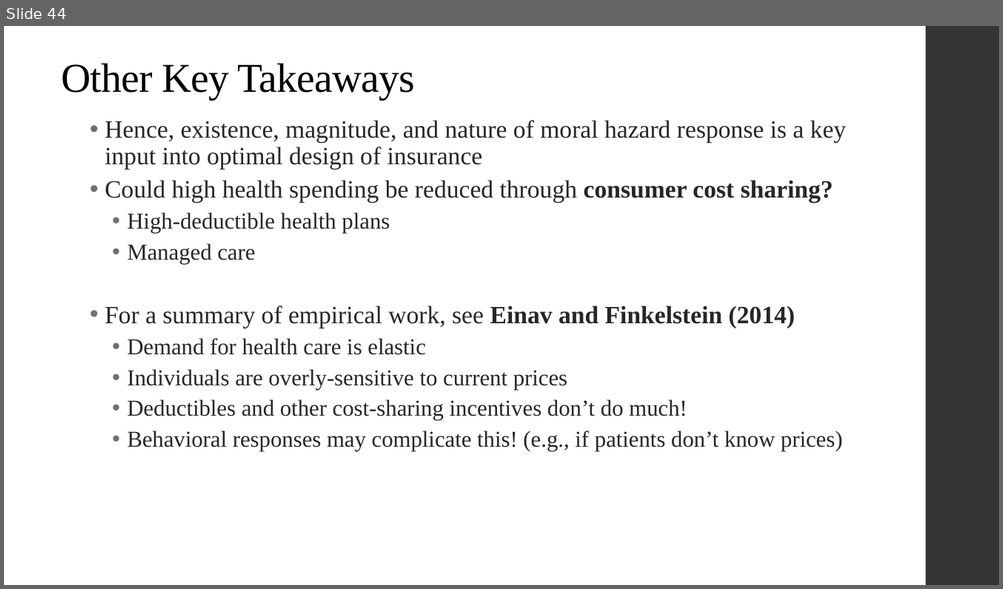
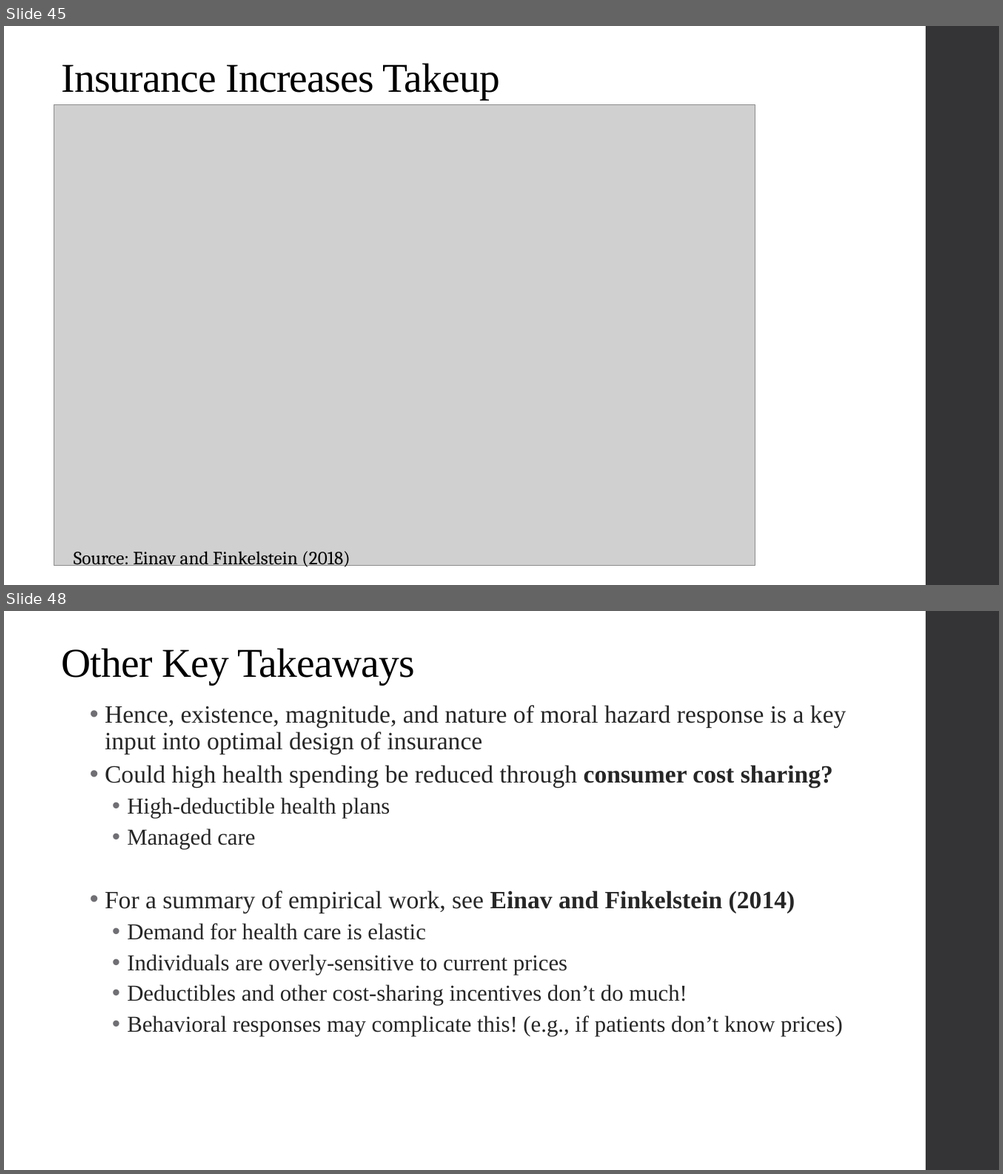
Before and after one commit to alex-hoagland/HAD6750H, a slide deck: Lecture02_MoralHazard/L2Slides_MoralHazard_2023W.pptx. Shown one above the other, each under a label of ours: slide 44 before the commit, slides 45 and 48 after it; the slides between them are not shown. The pictures are 1003x589 and 1003x1174 pixels, drawn with LibreOffice and Linux fonts; fonts in the diff are those of the drawing; grey boxes stand for pictures. Boxes give left, top, right and bottom in pixels: in the first picture for what was removed or moved away, otherwise in the second. Text is boxed around its words. In the diff, an @@ line names an element or a change of style, - is before the commit and + after.

```diff
--- a/Lecture02_MoralHazard/L2Slides_MoralHazard_2023W.pptx
+++ b/Lecture02_MoralHazard/L2Slides_MoralHazard_2023W.pptx
@@ slide 45 added at box(4, 26, 999, 585), background #FFFFFF; not listed: 1 template element that a slide beside it also shows @@
@@ title added at box(61, 63, 501, 99), 39.6 pt, text #000000 @@
+Insurance Increases Takeup
@@ picture added at box(54, 104, 755, 565) @@
@@ text added at box(74, 551, 350, 569), 18 pt, text #000000 @@
+Source: Einav and Finkelstein (2018)
@@ what was slide 44 is now slide 48 @@
```
Also in this commit, not shown: 2 slides changed, 3 other slides added, 3 other files.
